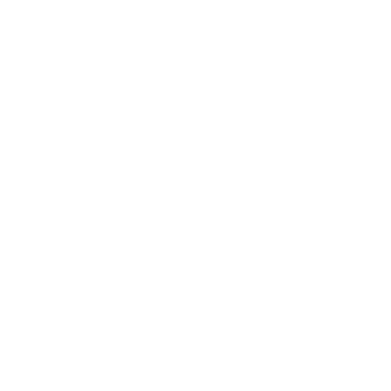
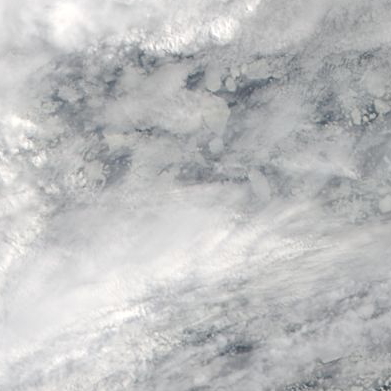
Two versions of the same layered image (w=391, h=391). Layer-by-layer changes:
added layer "073_barents-kara_seas_100km_20110601.aqua.truecolor.250m" above "Background" over (x1=0, y1=0, x2=391, y2=391)
